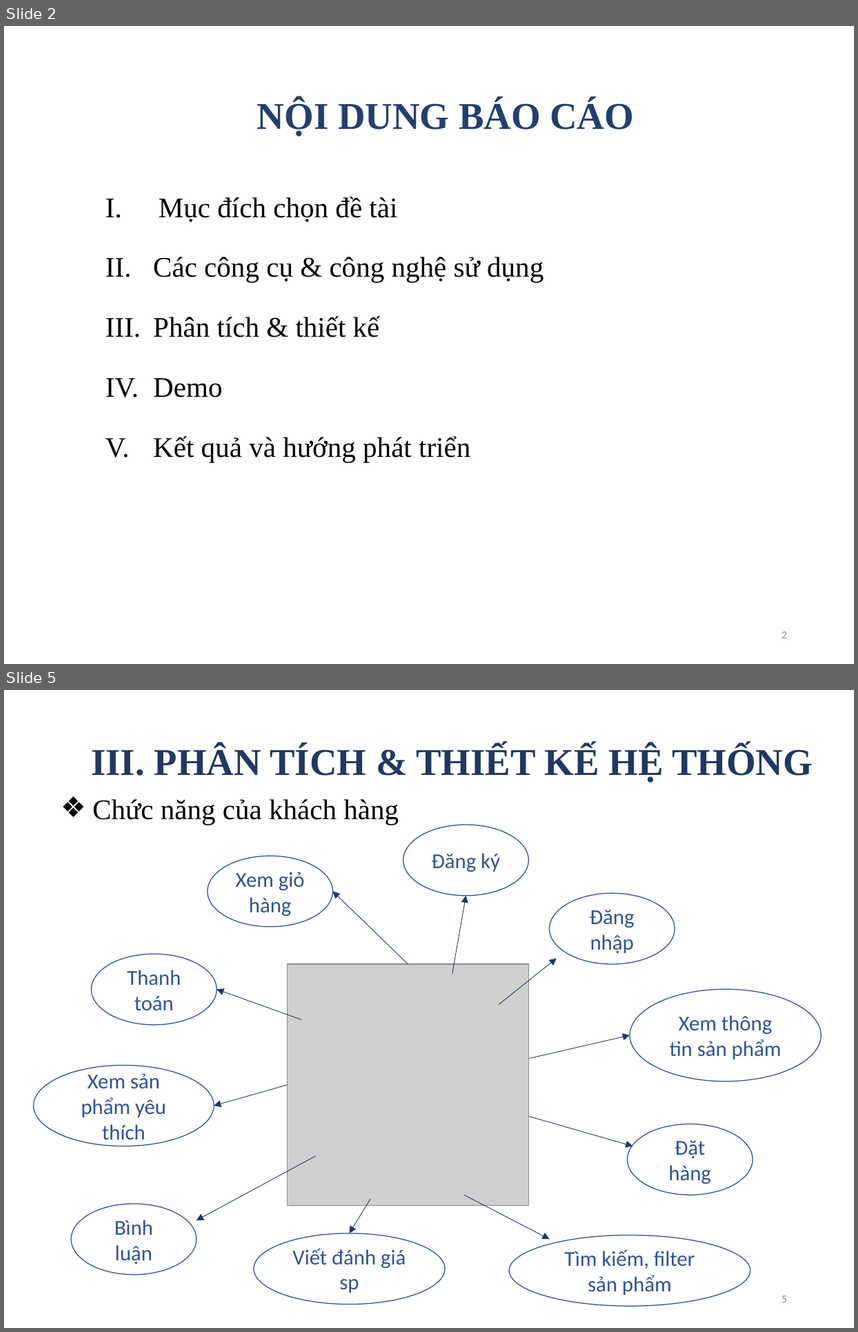
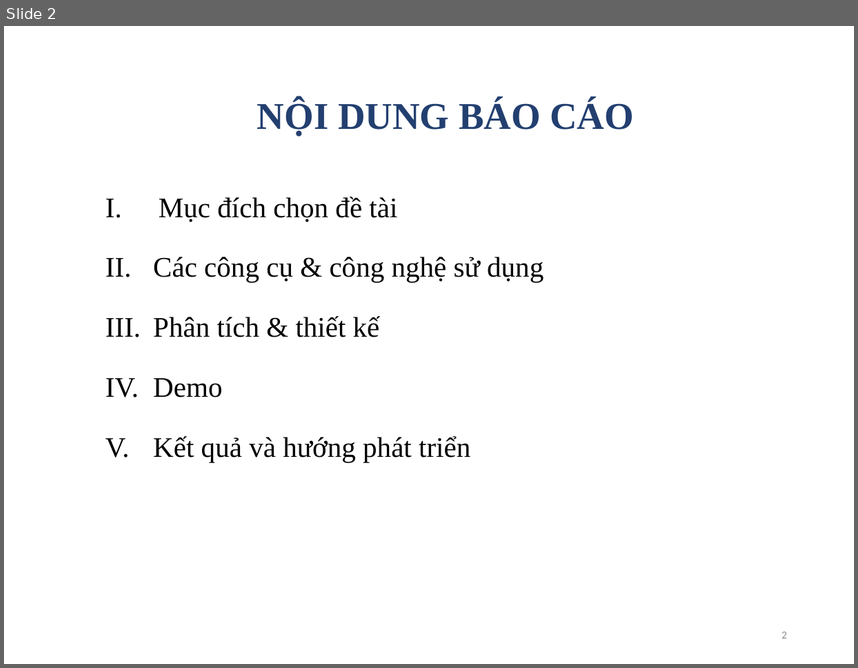
Before and after one commit to phamthuy1998/Internship_ClothesManagement, a slide deck: DATN_PhamThiThuy.pptx. Shown one above the other, each under a label of ours: slides 2 and 5 before the commit, slide 2 after it; the slides between them are not shown. The pictures are 858x1332 and 858x668 pixels, drawn with LibreOffice and Linux fonts; fonts in the diff are those of the drawing; grey boxes stand for pictures. Boxes give left, top, right and bottom in pixels: in the first picture for what was removed or moved away, otherwise in the second. Text is boxed around its words. In the diff, an @@ line names an element or a change of style, - is before the commit and + after.

```diff
--- a/DATN_PhamThiThuy.pptx
+++ b/DATN_PhamThiThuy.pptx
@@ slide 5 removed at [4, 690, 854, 1328], background #FFFFFF @@
@@ text removed at [91, 746, 813, 782] @@
-III. PHÂN TÍCH & THIẾT KẾ HỆ THỐNG
@@ text removed at [92, 799, 399, 825] @@
-❖ Chức năng của khách hàng
@@ ellipse removed at [404, 825, 528, 895] @@
-Đăng ký
@@ ellipse removed at [207, 856, 332, 926] @@
-Xem giỏ hàng
@@ arrow removed from (408, 964) to (333, 891) @@
@@ arrow removed from (452, 974) to (466, 896) @@
@@ ellipse removed at [550, 893, 675, 964] @@
-Đăng nhập
@@ ellipse removed at [92, 954, 217, 1024] @@
-Thanh toán
@@ arrow removed from (499, 1005) to (557, 958) @@
@@ picture removed at [287, 964, 528, 1205] @@
@@ arrow removed from (301, 1020) to (217, 989) @@
@@ ellipse removed at [630, 989, 821, 1081] @@
-Xem thông tin sản phẩm
@@ arrow removed from (529, 1058) to (630, 1035) @@
@@ ellipse removed at [34, 1065, 214, 1145] @@
-Xem sản phẩm yêu thích
@@ arrow removed from (287, 1085) to (214, 1105) @@
@@ arrow removed from (529, 1116) to (633, 1145) @@
@@ ellipse removed at [627, 1123, 752, 1194] @@
-Đặt hàng
@@ arrow removed from (316, 1156) to (196, 1220) @@
@@ ellipse removed at [71, 1203, 196, 1274] @@
-Bình luận
@@ arrow removed from (370, 1199) to (349, 1233) @@
@@ arrow removed from (464, 1194) to (550, 1239) @@
@@ ellipse removed at [254, 1233, 445, 1304] @@
-Viết đánh giá sp
@@ ellipse removed at [509, 1235, 751, 1305] @@
-Tìm kiếm, filter sản phẩm
@@ page number removed at [782, 1295, 787, 1302] @@
-5
```
Also in this commit, not shown: 2 slides changed, 4 slides added, 2 other slides removed, 53 other files.
